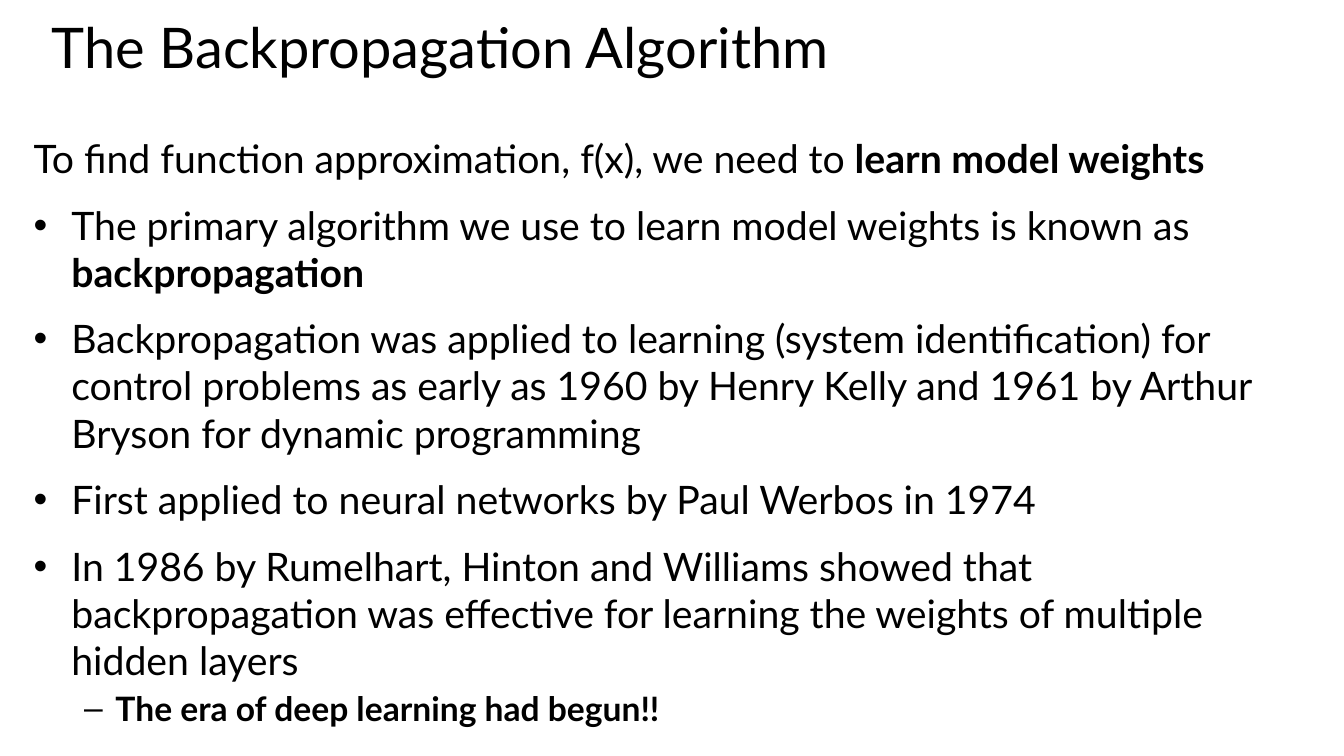
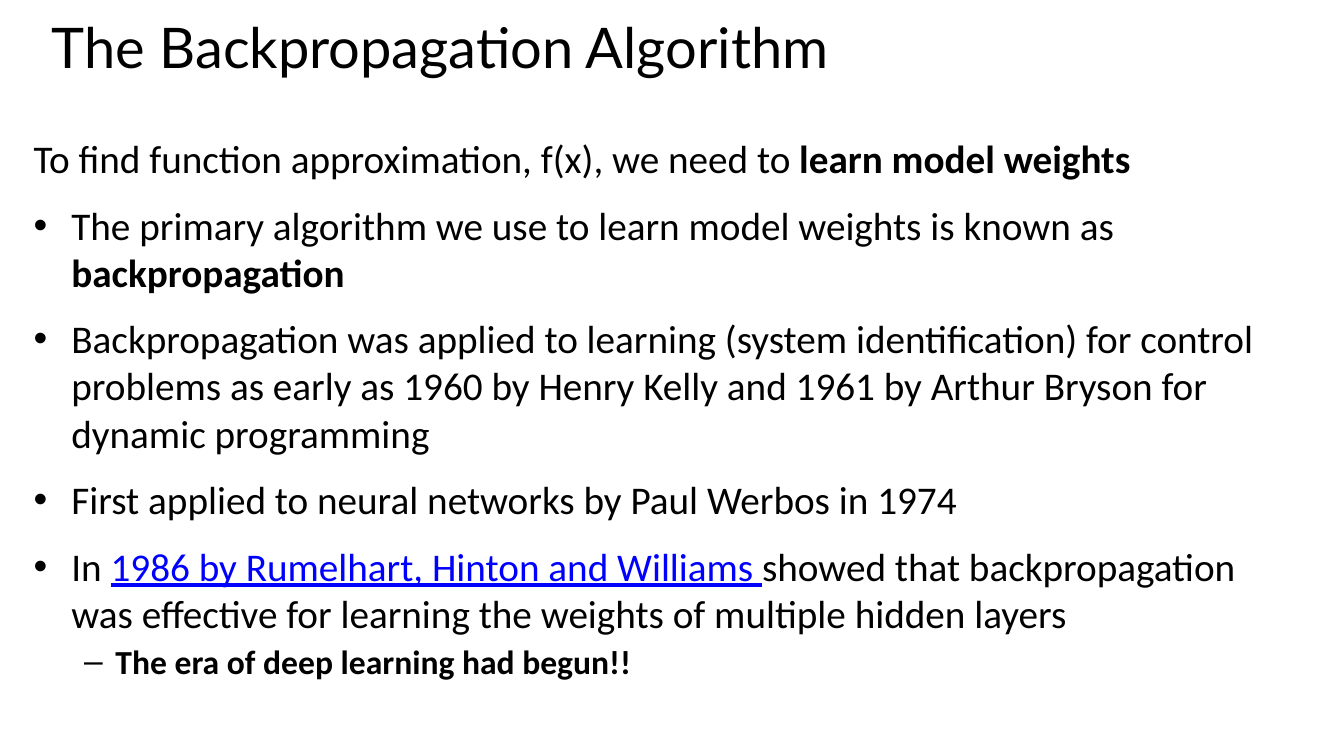
Before and after one commit to StephenElston/CSCI-E25, a slide deck: slide 28 of Slides/5_BuildingBlocksOfDeepLearning.pptx. Drawn at 1344x756 pixels with LibreOffice and Linux fonts; fonts in the diff are those of the drawing. Boxes give left, top, right and bottom in pixels: in the first picture for what was removed or moved away, otherwise in the second. Text is boxed around its words. In the diff, an @@ line names an element or a change of style, - is before the commit and + after.

Commit message:
Updates and format corrections for slides

```diff
--- a/Slides/5_BuildingBlocksOfDeepLearning.pptx
+++ b/Slides/5_BuildingBlocksOfDeepLearning.pptx
@@ text "To find function approximation, f(x), ..." at <box>34,144,1253,680</box>: font Lato to Calibri; text colour #000000 to #0000FF, underline on in "1986 by Rumelhart, Hinton and Williams" @@
```
Also in this commit, not shown: 16 other slides changed.
